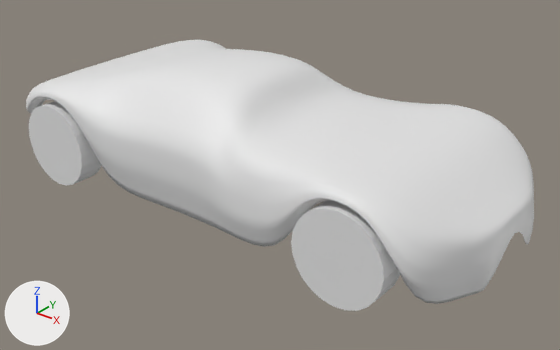
An edit to the Blender file blend/pix3l_blockout.blend, drawn before and after from the same camera.
Rendered twice from a camera (50 mm lens) standing at (3.55, -4.18, 2.8) and looking at (0.24, -0.04, 0.24). The axes (+X, +Y, +Z) are drawn at lower left. The lights are the same throughout. The first picture is the older version.

In view in the first picture: 'body_side', 'wheel_FL', 'wheel_RL'.
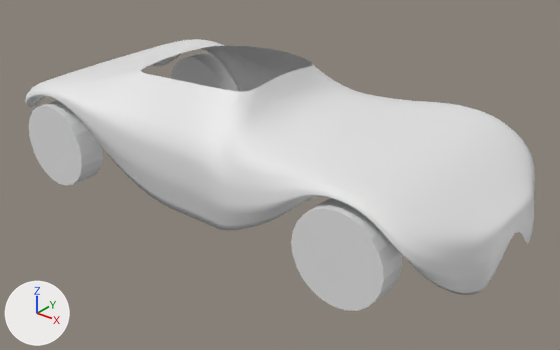
What differs and where, as boxes [x1, y1, x2, y2] in the pictures (560 x 350 px; the box of a moved part takes in the faces that stretch with it):
'body_side', reshaped
    before: [26, 40, 534, 304]
    after: [25, 39, 535, 295]
part 1 of me_body_side, moved or reshaped
    before: [227, 91, 534, 304]
    after: [227, 90, 535, 294]
part 2 of me_body_side, moved or reshaped
    before: [26, 40, 319, 201]
    after: [25, 39, 282, 196]
'wheel_RR', unchanged, uncovered by the edit
    after: [171, 52, 237, 91]

The change in detail:
me_body_side is used by ob_body_side; location (0.0, 0.0, 0.0).
me_body_side had 108 vertices, 87 faces and spanned x -1.94..2.08, y -0.9..0.0, z 0.09..1.06.
me_body_side now has 106 vertices, 84 faces and spans x -1.94..2.08, y -0.9..0.0, z 0.09..1.05.
Part 1, on me_body_side:
6 vertices in x 0.85..1.85, y -0.89..-0.72, z 0.59..0.75 move by (0.0, 0.0, 0.02).
5 vertices in x 1.1..1.6, y -0.89..-0.78, z 0.71..0.75 move by (0.0, 0.0, 0.01).
10 vertices move from x 0.85..1.85, y -0.9..-0.75, z 0.09..0.66 to x 0.85..1.85, y -0.9..-0.75, z 0.38..0.69.
Part 2, on me_body_side:
2 vertices are removed from x -0.4..0.0, y 0.0, z 1.05..1.06.
3 faces are deleted.
5 vertices in x -1.6..-0.85, y -0.89..-0.45, z 0.72..0.92 move by (0.0, 0.0, 0.01).
4 vertices in x -1.6..-1.1, y -0.9..-0.83, z 0.64..0.71 move by (0.0, 0.0, 0.02).
12 vertices move from x -1.8..-0.85, y -0.9..-0.71, z 0.09..0.76 to x -1.8..-0.85, y -0.9..-0.71, z 0.38..0.76.
